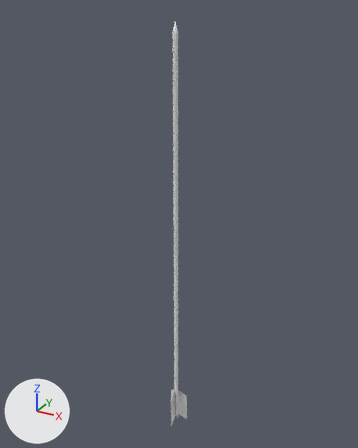
The FBX model Assets/Models/Tools/arrow_wood.fbx: old version first, new version second.
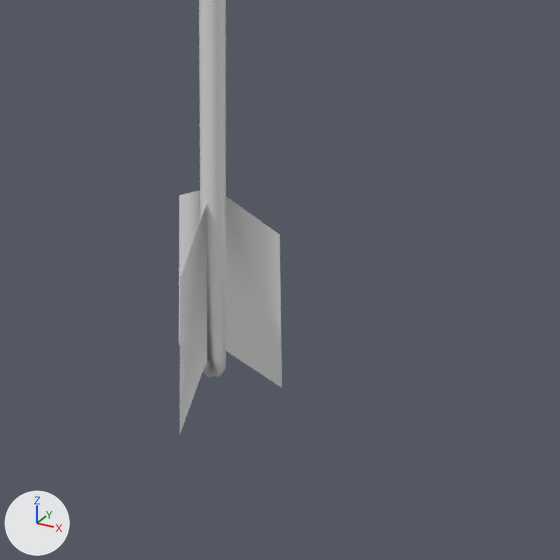
Each version is shown whole from a 50 mm lens placed at (1.78, -3.18, 3.63), pointed at (-0.02, 0.09, 1.99), then close up on the part from 40% to 64% of the width and 80% to 100% of the height. Every picture has the same lights, and +X, +Y and +Z are marked at lower left. Where no turn or scale is listed for an object, it has been applied to the vertices.

The scene before the commit, as lines of its bpy script (objects in view):
```python
mat_feather = principled_material('Feather')
mat_feather.base_color = (0.8, 0.8, 0.8)  # white #e7e7e7
me_cylinder_004 = bpy.data.meshes.new('Cylinder.004')
me_cylinder_004.from_pydata(...)  # 37 vertices, 34 faces; spans x -0.09..0.09, y -0.1..0.05, z -0.04..3.54
# faces by material slot: [31, 3]
me_cylinder_004.materials.append(mat_wood)  # white #e7e7e7
me_cylinder_004.materials.append(mat_feather)  # white #e7e7e7
ob_arrowwood = bpy.data.objects.new('ArrowWood', me_cylinder_004)
ob_arrowwood.location = (0.0, 0.0, 0.0)
```
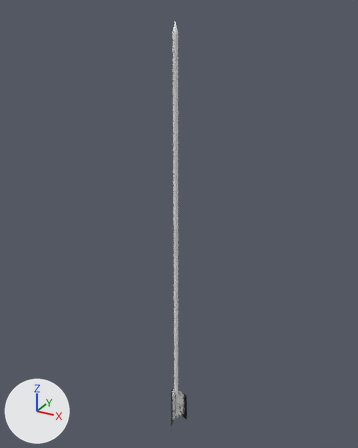
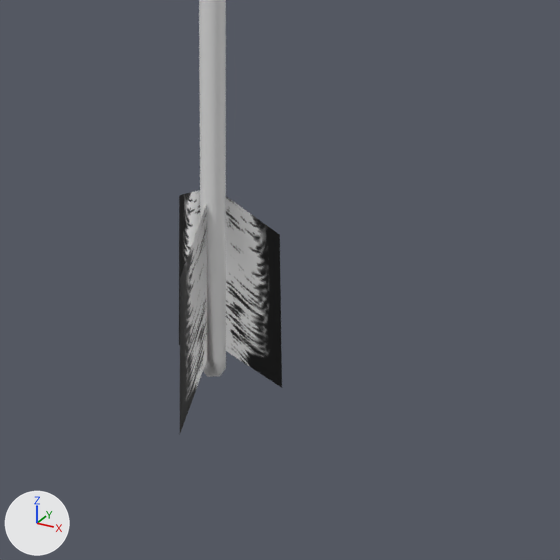
Boxes [x1, y1, x2, y2] around the edits, measured in the close-ups (560 x 560 px):
'ArrowWood', surface changed: [179, 191, 282, 433] in both
part 1 of me_cylinder_004, surface changed: [179, 190, 282, 433] in both

Edits to the bpy script that builds the scene:
```text
Add img_feather_png:
    img_feather_png = load_image('feather.png', '../../Textures/Props/feather.png', 256, 256, 'sRGB')
Change mat_feather:
    remove mat_feather.base_color = (0.8, 0.8, 0.8)  # white #e7e7e7
    add mat_feather.texture = img_feather_png
Change me_cylinder_004:
    where me_cylinder_004.from_pydata(...)  # 37 vertices, 34 faces; spans x -0.09..0.09, y -0.1..0.05, z -0.04..3.54
    used by ob_arrowwood; location = (0.0, 0.0, 0.0)
    me_cylinder_004 part 1: texture (UV) coordinates of 3 of 34 faces, centred in x -0.05..0.05, y -0.06..0.03, z 0.14, changed; they spanned u 0.37..0.8, v 0.04..0.96 and now span u 0.23..0.98, v 0.25..0.72
```
